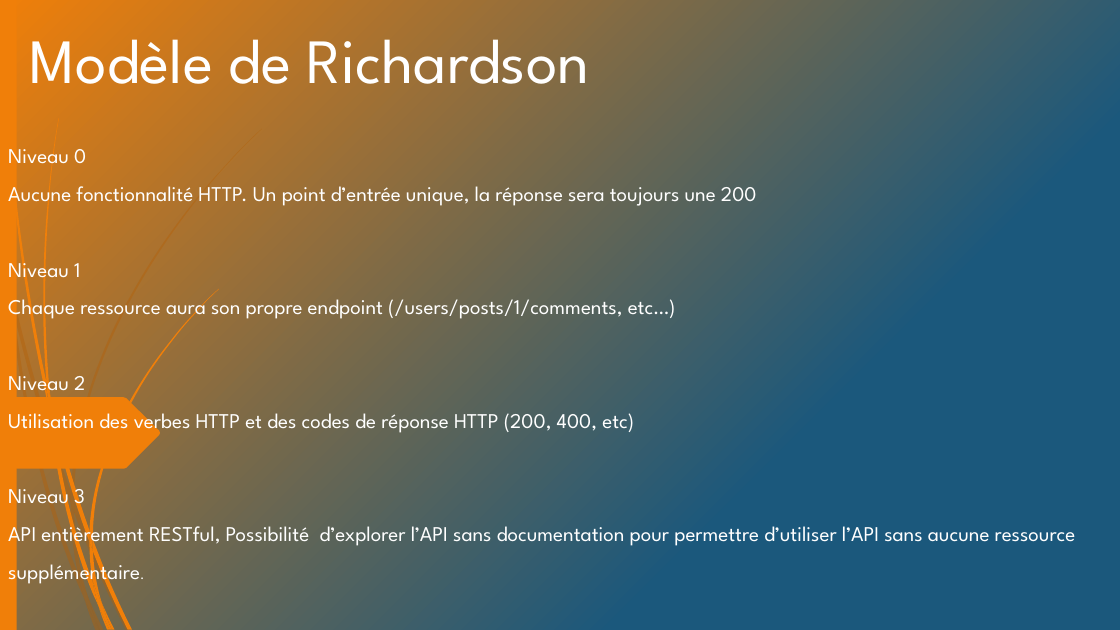
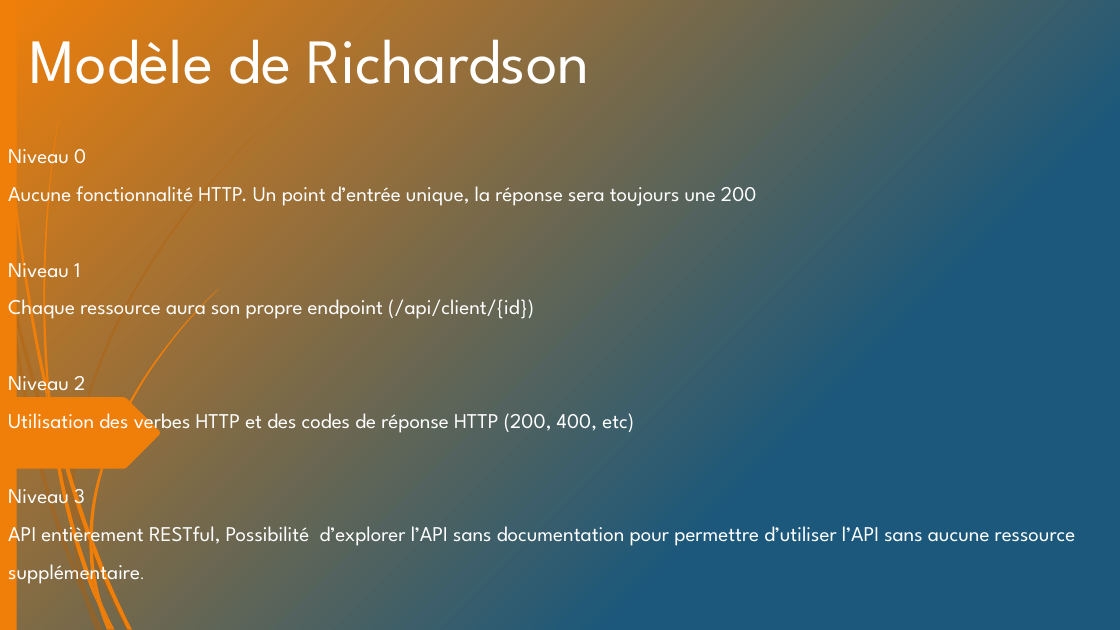
Before and after one commit to avamdui/P7-API, a slide deck: slide 6 of UML/BileMo.pptx. Drawn at 1120x630 pixels with LibreOffice and Linux fonts; fonts in the diff are those of the drawing; background and template pictures are left out. Boxes give left, top, right and bottom in pixels: in the first picture for what was removed or moved away, otherwise in the second. Text is boxed around its words. In the diff, an @@ line names an element or a change of style, - is before the commit and + after.

```diff
--- a/UML/BileMo.pptx
+++ b/UML/BileMo.pptx
@@ text at (8, 294, 534, 321): text changed @@
-Chaque ressource aura son propre endpoint (/users/posts/1/comments, etc…)
+Chaque ressource aura son propre endpoint (/api/client/{id})
```
Also in this commit, not shown: 2 other slides changed, 3 other files.
